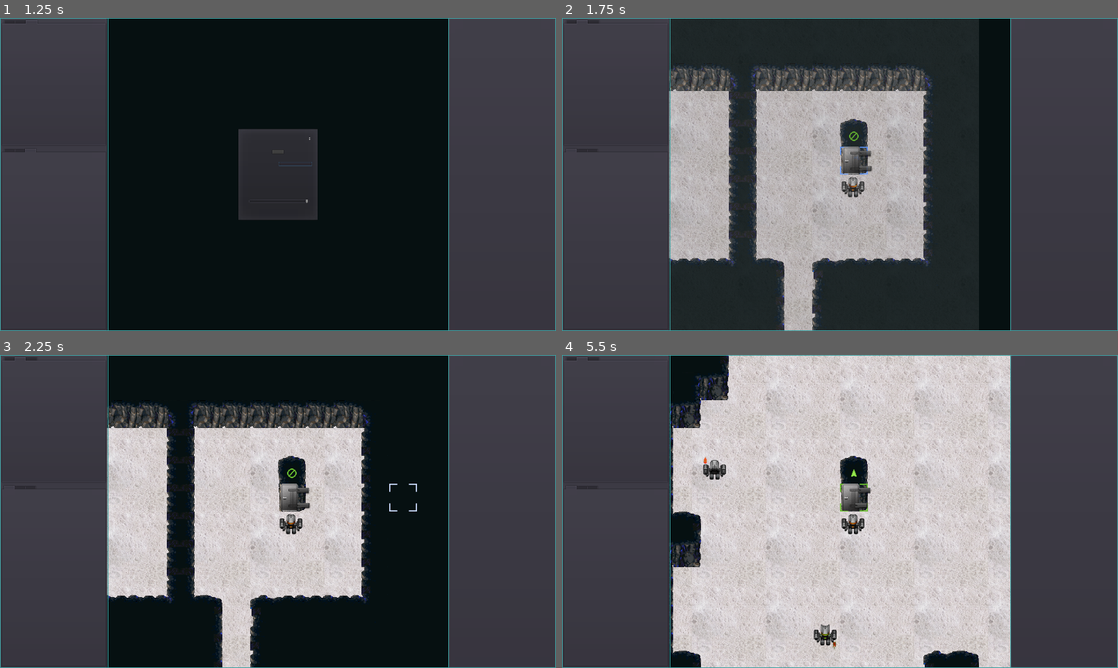
Above: before the commit, frames 1-4 (two rows, left to right).
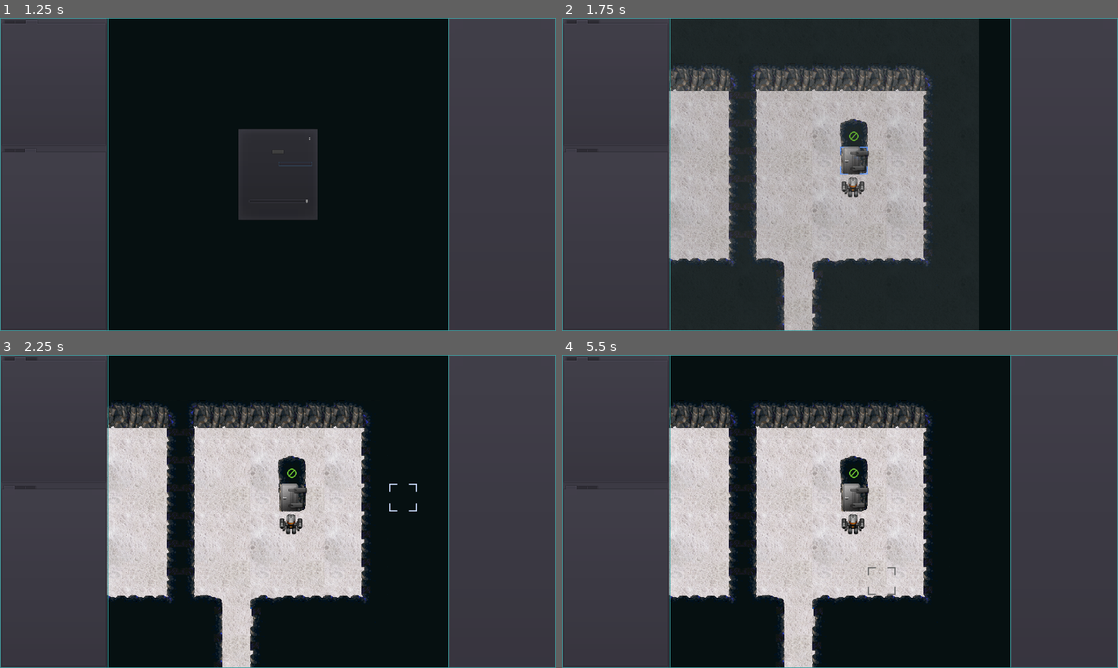
Above: after the commit, the same moments.

Repository: sarrowsmith/quasidroid
Game: Godot game, scene res://Main.tscn
Two runs of this game, one before a commit and one after it. Both use one fixed random seed, a clock stepped at 60 frames per second and the inputs below.
Inputs (mouse positions are in pixels of both pictures, inside the frame that each line leads up to):
- Up to frame 1 (1.25 s): click (294, 165) at 0.52 s; type "12" at 0.6 s
- Up to frame 2 (1.75 s): click "New from Seed" at 1.25 s
- Up to frame 3 (2.25 s): tap Enter at 2 s; move the mouse to (400, 495) at 2.02 s; tap R at 2.1 s; click (400, 495) at 2.17 s
- Up to frame 4 (5.5 s): tap Space at 2.27, 3.02, 4.52, 5.27 s; tap Delete (map_reset) at 2.75, 4.25 s; move the mouse to (728, 527) at 2.77 s; hold S 2.78-3.53 s; tap Q at 2.85 s; tap Backspace (cursor_reset) at 3.5, 5 s; move the mouse to (895, 442) at 3.52 s; tap F at 3.6 s; move the mouse to (812, 574) at 4.27 s; tap U at 4.35 s; click (812, 574) at 4.42 s; move the mouse to (1006, 558) at 5.02 s; hold S from 5.03 s (still down); tap O at 5.1 s

Frame 1 is identical in both runs. In frame 2, less than 0.1% of the frame differs, in the area x 50-56%, y 42-54%; in frame 3, less than 0.1%; in frame 4, 41%, in the area x 19-100%, y 0-100%.

Commit message:
Hopefully getting state/turn right on lift usage

Diff:
--- a/Main.gd
+++ b/Main.gd
@@ -159,7 +159,7 @@
 				level = world.active_level.children[0]
 			KEY_P:
 				level = world.active_level.children[1]
-		if level:
+		if level and world.player.get_state() == Robot.IDLE:
 			change_level(level, false)
 	if world.active_level == null:
 		return
@@ -219,6 +219,10 @@
 	if not level:
 		if world.level_one.is_clear():
 			game_over("Win")
+		return
+	if level == world.player.level:
+		# Player resignals when finished arrival animation
+		world.player.end_move(true, true)
 		return
 	if level != world.active_level:
 		if fade:
--- a/levels/Lift.tscn
+++ b/levels/Lift.tscn
@@ -120,7 +120,6 @@
 centered = false
 vframes = 4
 hframes = 3
-frame = 2
 
 [node name="No" type="Sprite" parent="."]
 scale = Vector2( 0.5, 0.5 )
--- a/robots/Player.gd
+++ b/robots/Player.gd
@@ -210,6 +210,7 @@
 	if not fade:
 		set_location(lift.location + Vector2.DOWN)
 		set_visible(true)
+		end_move(true)
 		return
 	set_state(WAIT)
 	set_location(lift.location)
@@ -219,12 +220,14 @@
 	set_sprite()
 	set_visible(true)
 	signalled = false
+	moves += 1
 	move(lift.location + Vector2.DOWN, false)
-	while get_state() == WAIT:
+	if get_state() == WAIT:
 		yield(self, "end_move")
 	if lift.close():
 		yield(lift.anim, "animation_finished")
-	end_move(true)
+	# signal that we've done
+	emit_signal("change_level", self.level)
 
 
 func operate_lift(target: Vector2):
--- a/robots/Player.tscn
+++ b/robots/Player.tscn
@@ -16,6 +16,66 @@
 
 [node name="Robot" parent="." instance=ExtResource( 1 )]
 
+[node name="Down" parent="Robot/0/Idle" index="0"]
+frame = 7
+
+[node name="Left" parent="Robot/0/Idle" index="2"]
+frame = 4
+
+[node name="Right" parent="Robot/0/Idle" index="3"]
+frame = 7
+
+[node name="Left" parent="Robot/0/Move" index="2"]
+frame = 1
+
+[node name="Right" parent="Robot/0/Move" index="3"]
+frame = 1
+
+[node name="Down" parent="Robot/2/Idle" index="0"]
+frame = 3
+
+[node name="Left" parent="Robot/2/Idle" index="2"]
+frame = 3
+
+[node name="Right" parent="Robot/2/Idle" index="3"]
+frame = 3
+
+[node name="Left" parent="Robot/2/Move" index="2"]
+frame = 0
+
+[node name="Right" parent="Robot/2/Move" index="3"]
+frame = 0
+
+[node name="Down" parent="Robot/0-X/Idle" index="0"]
+frame = 0
+
+[node name="Left" parent="Robot/0-X/Idle" index="2"]
+frame = 5
+
+[node name="Right" parent="Robot/0-X/Idle" index="3"]
+frame = 7
+
+[node name="Left" parent="Robot/0-X/Move" index="2"]
+frame = 0
+
+[node name="Right" parent="Robot/0-X/Move" index="3"]
+frame = 0
+
+[node name="Down" parent="Robot/2-X/Idle" index="0"]
+frame = 7
+
+[node name="Left" parent="Robot/2-X/Idle" index="2"]
+frame = 5
+
+[node name="Right" parent="Robot/2-X/Idle" index="3"]
+frame = 6
+
+[node name="Left" parent="Robot/2-X/Move" index="2"]
+frame = 2
+
+[node name="Right" parent="Robot/2-X/Move" index="3"]
+frame = 2
+
 [node name="Weapons" parent="." instance=ExtResource( 3 )]
 
 [node name="Audio" type="AudioStreamPlayer" parent="."]
--- a/robots/Robot.gd
+++ b/robots/Robot.gd
@@ -68,7 +68,9 @@
 func get_state():
 	return state
 
-func end_move(end_turn=false):
+func end_move(end_turn=false, always_signal=false):
+	if is_player:
+		pass
 	if stats.stats.speed < 1:
 		stats.stats.speed = 0
 	if end_turn:
@@ -81,14 +83,12 @@
 	else:
 		moves = 0
 		state = DONE
-	if not signalled:
+	if always_signal or not signalled:
 		emit_signal("end_move", self)
 		signalled = true
 
 
 func turn() -> bool:
-	if is_player:
-		pass
 	signalled = false
 	if state == DEAD:
 		return true
--- a/robots/Robots.tscn
+++ b/robots/Robots.tscn
@@ -1213,6 +1213,7 @@
 [node name="Down" type="AnimatedSprite" parent="0/Idle"]
 visible = false
 frames = SubResource( 9 )
+frame = 2
 playing = true
 centered = false
 
@@ -1225,13 +1226,14 @@
 [node name="Left" type="AnimatedSprite" parent="0/Idle"]
 visible = false
 frames = SubResource( 19 )
-frame = 5
+frame = 7
 playing = true
 centered = false
 
 [node name="Right" type="AnimatedSprite" parent="0/Idle"]
 visible = false
 frames = SubResource( 28 )
+frame = 2
 playing = true
 centered = false
 
@@ -1240,206 +1242,211 @@
 [node name="Down" type="AnimatedSprite" parent="0/Move"]
 visible = false
 frames = SubResource( 33 )
+frame = 3
+playing = true
+centered = false
+
+[node name="Up" type="AnimatedSprite" parent="0/Move"]
+visible = false
+frames = SubResource( 38 )
+playing = true
+centered = false
+
+[node name="Left" type="AnimatedSprite" parent="0/Move"]
+visible = false
+frames = SubResource( 42 )
+playing = true
+centered = false
+
+[node name="Right" type="AnimatedSprite" parent="0/Move"]
+visible = false
+frames = SubResource( 46 )
+playing = true
+centered = false
+
+[node name="Die" type="AnimatedSprite" parent="0"]
+visible = false
+frames = SubResource( 51 )
+centered = false
+
+[node name="2" type="Node2D" parent="."]
+
+[node name="Idle" type="Node2D" parent="2"]
+
+[node name="Down" type="AnimatedSprite" parent="2/Idle"]
+visible = false
+frames = SubResource( 60 )
+frame = 6
+playing = true
+centered = false
+
+[node name="Up" type="AnimatedSprite" parent="2/Idle"]
+visible = false
+frames = SubResource( 61 )
+playing = true
+centered = false
+
+[node name="Left" type="AnimatedSprite" parent="2/Idle"]
+visible = false
+frames = SubResource( 70 )
+frame = 6
+playing = true
+centered = false
+
+[node name="Right" type="AnimatedSprite" parent="2/Idle"]
+visible = false
+frames = SubResource( 79 )
+frame = 6
+playing = true
+centered = false
+
+[node name="Move" type="Node2D" parent="2"]
+
+[node name="Down" type="AnimatedSprite" parent="2/Move"]
+visible = false
+frames = SubResource( 84 )
+frame = 2
+playing = true
+centered = false
+
+[node name="Up" type="AnimatedSprite" parent="2/Move"]
+visible = false
+frames = SubResource( 89 )
+frame = 2
+playing = true
+centered = false
+
+[node name="Left" type="AnimatedSprite" parent="2/Move"]
+visible = false
+frames = SubResource( 93 )
+frame = 2
+playing = true
+centered = false
+
+[node name="Right" type="AnimatedSprite" parent="2/Move"]
+visible = false
+frames = SubResource( 97 )
+frame = 2
+playing = true
+centered = false
+
+[node name="0-X" type="Node2D" parent="."]
+
+[node name="Idle" type="Node2D" parent="0-X"]
+
+[node name="Down" type="AnimatedSprite" parent="0-X/Idle"]
+visible = false
+frames = SubResource( 106 )
+frame = 3
+playing = true
+centered = false
+
+[node name="Up" type="AnimatedSprite" parent="0-X/Idle"]
+visible = false
+frames = SubResource( 107 )
+playing = true
+centered = false
+
+[node name="Left" type="AnimatedSprite" parent="0-X/Idle"]
+visible = false
+frames = SubResource( 116 )
+playing = true
+centered = false
+
+[node name="Right" type="AnimatedSprite" parent="0-X/Idle"]
+visible = false
+frames = SubResource( 125 )
+frame = 2
+playing = true
+centered = false
+
+[node name="Move" type="Node2D" parent="0-X"]
+
+[node name="Down" type="AnimatedSprite" parent="0-X/Move"]
+visible = false
+frames = SubResource( 130 )
+frame = 2
+playing = true
+centered = false
+
+[node name="Up" type="AnimatedSprite" parent="0-X/Move"]
+visible = false
+frames = SubResource( 135 )
+frame = 2
+playing = true
+centered = false
+
+[node name="Left" type="AnimatedSprite" parent="0-X/Move"]
+visible = false
+frames = SubResource( 139 )
+frame = 2
+playing = true
+centered = false
+
+[node name="Right" type="AnimatedSprite" parent="0-X/Move"]
+visible = false
+frames = SubResource( 143 )
+frame = 2
+playing = true
+centered = false
+
+[node name="2-X" type="Node2D" parent="."]
+
+[node name="Idle" type="Node2D" parent="2-X"]
+
+[node name="Down" type="AnimatedSprite" parent="2-X/Idle"]
+visible = false
+frames = SubResource( 152 )
+frame = 2
+playing = true
+centered = false
+
+[node name="Up" type="AnimatedSprite" parent="2-X/Idle"]
+visible = false
+frames = SubResource( 153 )
+playing = true
+centered = false
+
+[node name="Left" type="AnimatedSprite" parent="2-X/Idle"]
+visible = false
+frames = SubResource( 162 )
+playing = true
+centered = false
+
+[node name="Right" type="AnimatedSprite" parent="2-X/Idle"]
+visible = false
+frames = SubResource( 171 )
 frame = 1
 playing = true
 centered = false
 
-[node name="Up" type="AnimatedSprite" parent="0/Move"]
-visible = false
-frames = SubResource( 38 )
-frame = 2
-playing = true
-centered = false
-
-[node name="Left" type="AnimatedSprite" parent="0/Move"]
-visible = false
-frames = SubResource( 42 )
+[node name="Move" type="Node2D" parent="2-X"]
+
+[node name="Down" type="AnimatedSprite" parent="2-X/Move"]
+visible = false
+frames = SubResource( 176 )
+frame = 3
+playing = true
+centered = false
+
+[node name="Up" type="AnimatedSprite" parent="2-X/Move"]
+visible = false
+frames = SubResource( 181 )
+frame = 3
+playing = true
+centered = false
+
+[node name="Left" type="AnimatedSprite" parent="2-X/Move"]
+visible = false
+frames = SubResource( 185 )
 frame = 1
 playing = true
 centered = false
 
-[node name="Right" type="AnimatedSprite" parent="0/Move"]
-visible = false
-frames = SubResource( 46 )
+[node name="Right" type="AnimatedSprite" parent="2-X/Move"]
+visible = false
+frames = SubResource( 189 )
 frame = 1
-playing = true
-centered = false
-
-[node name="Die" type="AnimatedSprite" parent="0"]
-visible = false
-frames = SubResource( 51 )
-centered = false
-
-[node name="2" type="Node2D" parent="."]
-
-[node name="Idle" type="Node2D" parent="2"]
-
-[node name="Down" type="AnimatedSprite" parent="2/Idle"]
-visible = false
-frames = SubResource( 60 )
-frame = 4
-playing = true
-centered = false
-
-[node name="Up" type="AnimatedSprite" parent="2/Idle"]
-visible = false
-frames = SubResource( 61 )
-playing = true
-centered = false
-
-[node name="Left" type="AnimatedSprite" parent="2/Idle"]
-visible = false
-frames = SubResource( 70 )
-frame = 4
-playing = true
-centered = false
-
-[node name="Right" type="AnimatedSprite" parent="2/Idle"]
-visible = false
-frames = SubResource( 79 )
-frame = 4
-playing = true
-centered = false
-
-[node name="Move" type="Node2D" parent="2"]
-
-[node name="Down" type="AnimatedSprite" parent="2/Move"]
-visible = false
-frames = SubResource( 84 )
-playing = true
-centered = false
-
-[node name="Up" type="AnimatedSprite" parent="2/Move"]
-visible = false
-frames = SubResource( 89 )
-playing = true
-centered = false
-
-[node name="Left" type="AnimatedSprite" parent="2/Move"]
-visible = false
-frames = SubResource( 93 )
-playing = true
-centered = false
-
-[node name="Right" type="AnimatedSprite" parent="2/Move"]
-visible = false
-frames = SubResource( 97 )
-playing = true
-centered = false
-
-[node name="0-X" type="Node2D" parent="."]
-
-[node name="Idle" type="Node2D" parent="0-X"]
-
-[node name="Down" type="AnimatedSprite" parent="0-X/Idle"]
-visible = false
-frames = SubResource( 106 )
-frame = 1
-playing = true
-centered = false
-
-[node name="Up" type="AnimatedSprite" parent="0-X/Idle"]
-visible = false
-frames = SubResource( 107 )
-playing = true
-centered = false
-
-[node name="Left" type="AnimatedSprite" parent="0-X/Idle"]
-visible = false
-frames = SubResource( 116 )
-frame = 6
-playing = true
-centered = false
-
-[node name="Right" type="AnimatedSprite" parent="0-X/Idle"]
-visible = false
-frames = SubResource( 125 )
-playing = true
-centered = false
-
-[node name="Move" type="Node2D" parent="0-X"]
-
-[node name="Down" type="AnimatedSprite" parent="0-X/Move"]
-visible = false
-frames = SubResource( 130 )
-playing = true
-centered = false
-
-[node name="Up" type="AnimatedSprite" parent="0-X/Move"]
-visible = false
-frames = SubResource( 135 )
-playing = true
-centered = false
-
-[node name="Left" type="AnimatedSprite" parent="0-X/Move"]
-visible = false
-frames = SubResource( 139 )
-playing = true
-centered = false
-
-[node name="Right" type="AnimatedSprite" parent="0-X/Move"]
-visible = false
-frames = SubResource( 143 )
-playing = true
-centered = false
-
-[node name="2-X" type="Node2D" parent="."]
-
-[node name="Idle" type="Node2D" parent="2-X"]
-
-[node name="Down" type="AnimatedSprite" parent="2-X/Idle"]
-visible = false
-frames = SubResource( 152 )
-playing = true
-centered = false
-
-[node name="Up" type="AnimatedSprite" parent="2-X/Idle"]
-visible = false
-frames = SubResource( 153 )
-playing = true
-centered = false
-
-[node name="Left" type="AnimatedSprite" parent="2-X/Idle"]
-visible = false
-frames = SubResource( 162 )
-frame = 6
-playing = true
-centered = false
-
-[node name="Right" type="AnimatedSprite" parent="2-X/Idle"]
-visible = false
-frames = SubResource( 171 )
-frame = 7
-playing = true
-centered = false
-
-[node name="Move" type="Node2D" parent="2-X"]
-
-[node name="Down" type="AnimatedSprite" parent="2-X/Move"]
-visible = false
-frames = SubResource( 176 )
-frame = 1
-playing = true
-centered = false
-
-[node name="Up" type="AnimatedSprite" parent="2-X/Move"]
-visible = false
-frames = SubResource( 181 )
-frame = 1
-playing = true
-centered = false
-
-[node name="Left" type="AnimatedSprite" parent="2-X/Move"]
-visible = false
-frames = SubResource( 185 )
-frame = 2
-playing = true
-centered = false
-
-[node name="Right" type="AnimatedSprite" parent="2-X/Move"]
-visible = false
-frames = SubResource( 189 )
-frame = 2
 playing = true
 centered = false
 
